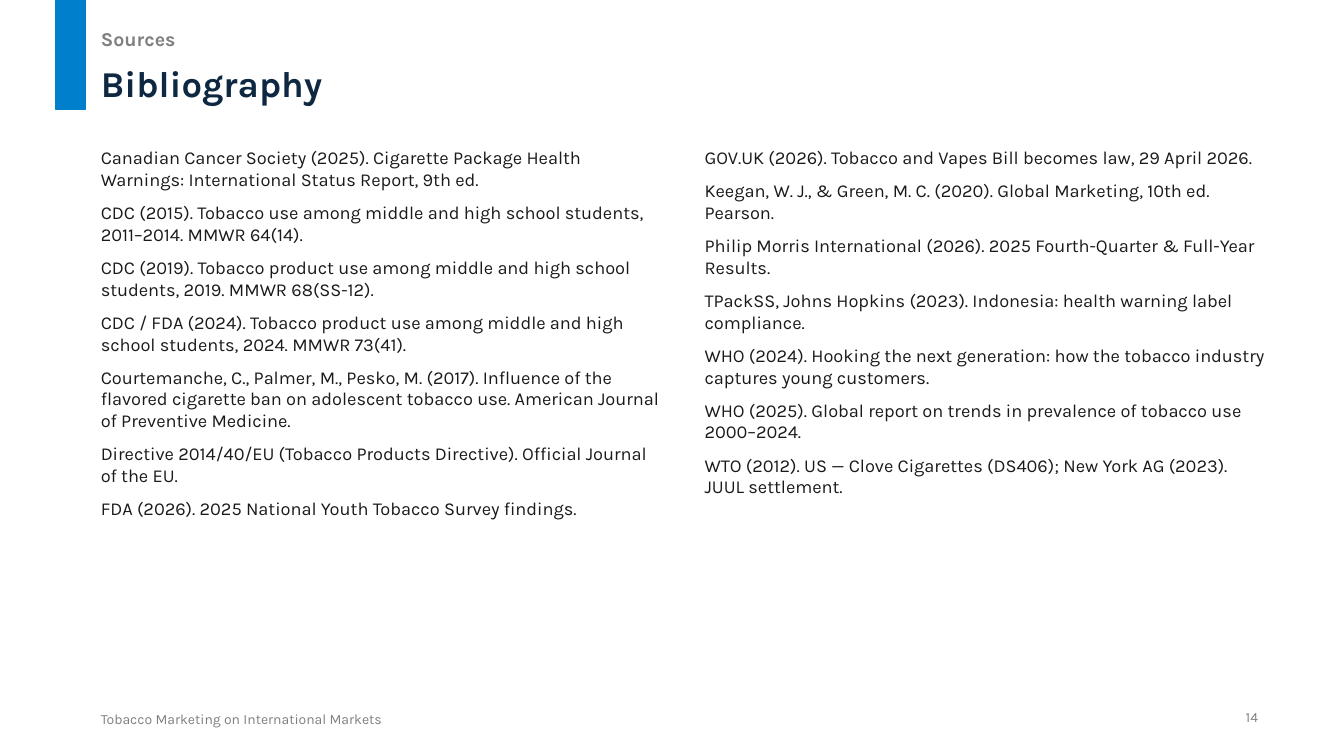
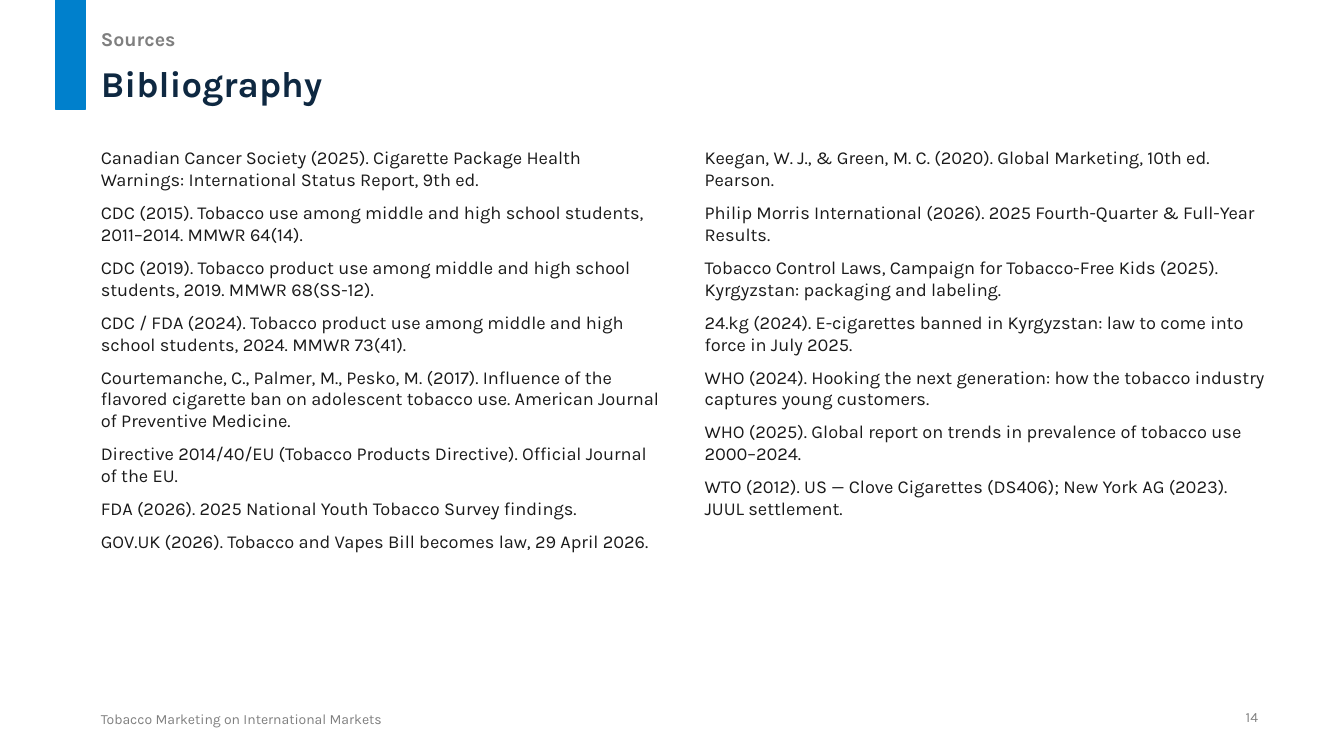
Before and after one commit to untitl333d/-frontend-slides, a slide deck: slide 14 of presentations/tobacco-marketing/Tobacco_Marketing_International_Markets.pptx. Drawn at 1344x756 pixels with LibreOffice and Linux fonts; fonts in the diff are those of the drawing. Boxes give left, top, right and bottom in pixels: in the first picture for what was removed or moved away, otherwise in the second. Text is boxed around its words. In the diff, an @@ line names an element or a change of style, - is before the commit and + after.

```diff
--- a/presentations/tobacco-marketing/Tobacco_Marketing_International_Markets.pptx
+++ b/presentations/tobacco-marketing/Tobacco_Marketing_International_Markets.pptx
@@ text at (705,151,1252,169): paragraph removed @@
-GOV.UK (2026). Tobacco and Vapes Bill becomes law, 29 April 2026.
@@ text at (705,261,1243,356): text changed @@
-TPackSS, Johns Hopkins (2023). Indonesia: health warning label compliance.
+Tobacco Control Laws, Campaign for Tobacco-Free Kids (2025). Kyrgyzstan: packaging and labeling.
+24.kg (2024). E-cigarettes banned in Kyrgyzstan: law to come into force in July 2025.
@@ text at (101,535,648,553): paragraph added @@
+GOV.UK (2026). Tobacco and Vapes Bill becomes law, 29 April 2026.
```
Also in this commit, not shown: 3 other slides changed, 2 other files.
